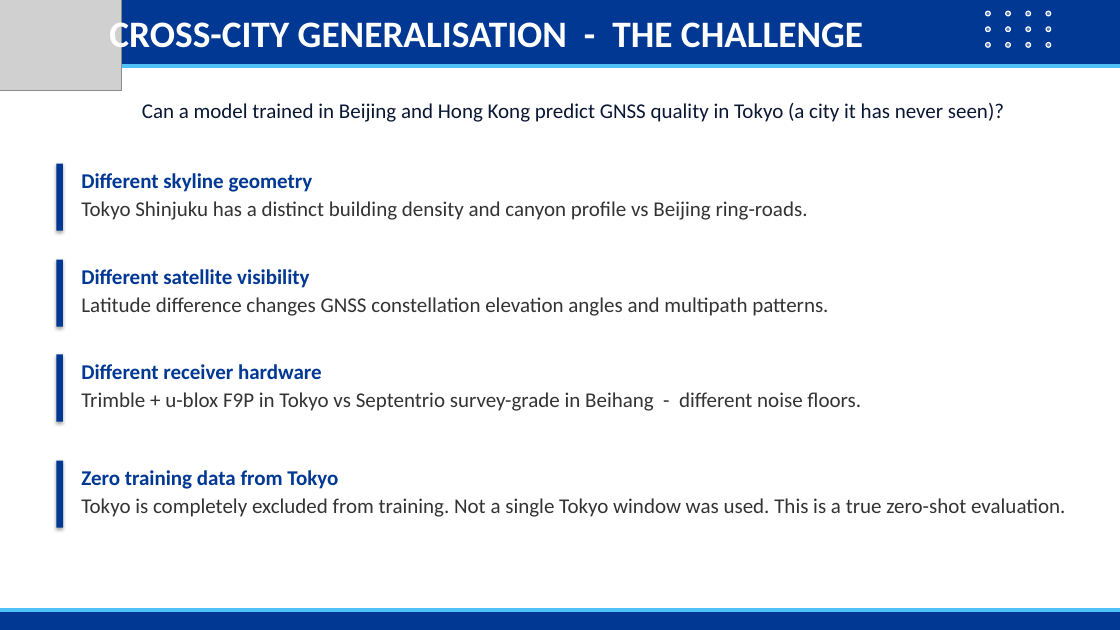
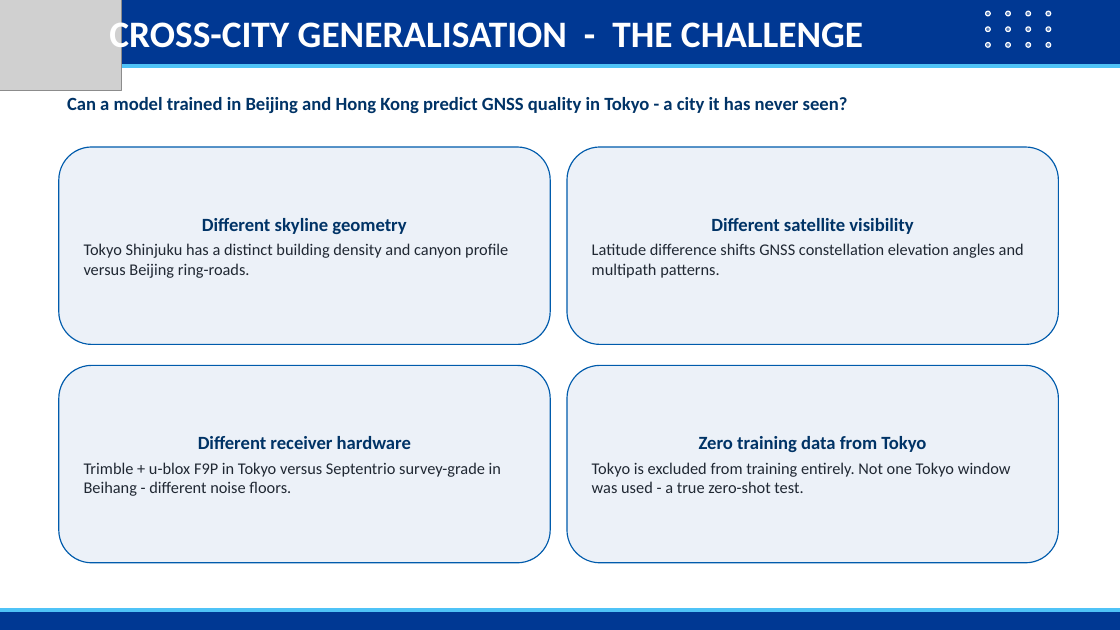
Before and after one commit to Jorshuare/AI-Based-Prediction-for-GNSS-Signal-Degradation, a slide deck: slide 17 of docs/SENTINEL_GNSS_Presentation.pptx. Drawn at 1120x630 pixels with LibreOffice and Linux fonts; fonts in the diff are those of the drawing; grey boxes stand for pictures; background and template pictures are left out. Boxes give left, top, right and bottom in pixels: in the first picture for what was removed or moved away, otherwise in the second. Text is boxed around its words. In the diff, an @@ line names an element or a change of style, - is before the commit and + after.

```diff
--- a/docs/SENTINEL_GNSS_Presentation.pptx
+++ b/docs/SENTINEL_GNSS_Presentation.pptx
@@ text at <box>67,97,848,113</box>: text changed; size 18 to 16 pt; text colour #0A1733 to #003366; bold on @@
-Can a model trained in Beijing and Hong Kong predict GNSS quality in Tokyo (a city it has never seen)?
+Can a model trained in Beijing and Hong Kong predict GNSS quality in Tokyo - a city it has never seen?
@@ rounded rectangle "Different skyline geometry": place and size @@
-rounded rectangle "Different skyline geometry" at <box>81,201,808,220</box>
+rounded rectangle "Different skyline geometry" at <box>59,147,550,344</box>
@@ vertical alignment top to middle; fill none to #ECF1F8; outline none to #005BAC 1 pt in 3 elements at <box>59,365,550,563</box>, <box>59,147,550,344</box>, <box>567,147,1059,344</box> @@
@@ rounded rectangle "Different satellite visibility": place and size @@
-rounded rectangle "Different satellite visibility" at <box>81,297,828,316</box>
+rounded rectangle "Different satellite visibility" at <box>567,147,1059,344</box>
@@ rectangle removed at <box>56,164,63,231</box> @@
@@ text removed at <box>81,173,313,192</box> @@
-Different skyline geometry
@@ text in rounded rectangle at <box>84,218,508,278</box>: text changed; size 18 to 14 pt; text colour #333333 to #202833 @@
-Tokyo Shinjuku has a distinct building density and canyon profile vs Beijing ring-roads.
+Different skyline geometry
+Tokyo Shinjuku has a distinct building density and canyon profile versus Beijing ring-roads.
@@ text in rounded rectangle at <box>592,218,1024,278</box>: text changed; size 18 to 14 pt; text colour #333333 to #202833 @@
-Latitude difference changes GNSS constellation elevation angles and multipath patterns.
+Different satellite visibility
+Latitude difference shifts GNSS constellation elevation angles and multipath patterns.
@@ rectangle removed at <box>56,260,63,327</box> @@
@@ text removed at <box>81,269,309,288</box> @@
-Different satellite visibility
@@ rectangle removed at <box>56,355,63,422</box> @@
@@ rounded rectangle "Different receiver hardware": place and size @@
-rounded rectangle "Different receiver hardware" at <box>81,392,861,411</box>
+rounded rectangle "Different receiver hardware" at <box>59,365,550,563</box>
@@ text removed at <box>81,364,322,379</box> @@
-Different receiver hardware
@@ rounded rectangle added at <box>567,365,1059,563</box>, fill #ECF1F8, outline #005BAC 1 pt, 14 pt, text #202833 @@
+Zero training data from Tokyo
+Tokyo is excluded from training entirely. Not one Tokyo window was used - a true zero-shot test.
@@ text in rounded rectangle at <box>84,436,501,496</box>: text changed; size 18 to 14 pt; text colour #333333 to #202833 @@
-Trimble + u-blox F9P in Tokyo vs Septentrio survey-grade in Beihang - different noise floors.
+Different receiver hardware
+Trimble + u-blox F9P in Tokyo versus Septentrio survey-grade in Beihang - different noise floors.
@@ rectangle removed at <box>56,460,63,528</box> @@
@@ text removed at <box>81,470,338,489</box> @@
-Zero training data from Tokyo
@@ text removed at <box>81,498,1065,517</box> @@
-Tokyo is completely excluded from training. Not a single Tokyo window was used. This is a true zero-shot evaluation.
```
Also in this commit, not shown: 14 other slides changed, 42 other files.
